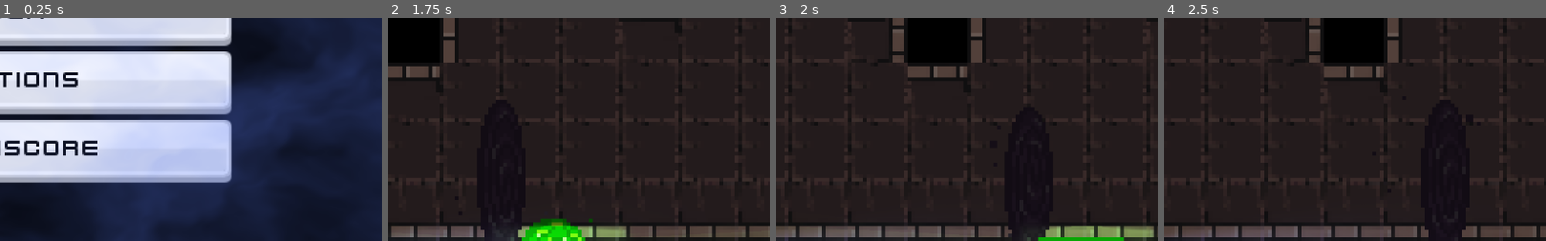
Above: before the commit, frames 1-4 (left to right).
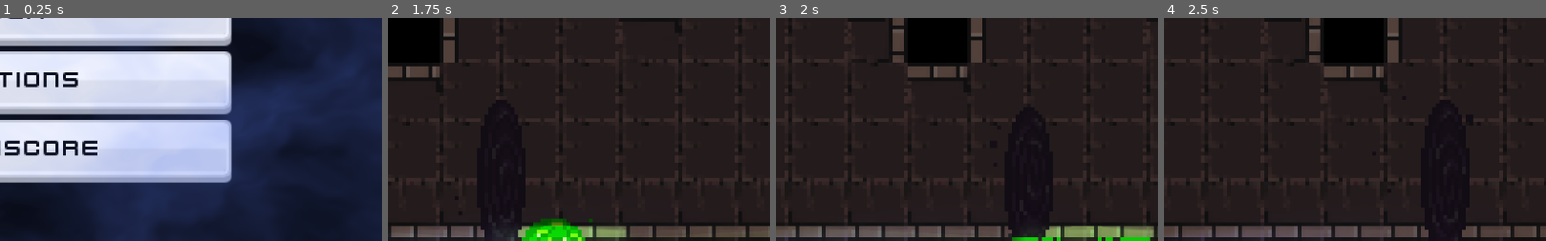
Above: after the commit, the same moments.

Repository: lnRichard/profielwerkstuk
Game: Godot game, scene res://gui/start_menu/StartMenu.tscn
Two runs of this game, one before a commit and one after it. Both use one fixed random seed, a clock stepped at 60 frames per second and the inputs below. The engine's default icon, where the game draws it, is replaced by a stand-in: a white triangle on a blue panel in a dark square.
Inputs (mouse positions are % of the whole screen's width and height, from its top left):
- Up to frame 1 (0.25 s): no input
- Up to frame 2 (1.75 s): click "Start" at 0.5 s; move the mouse to (72, 45) at 1.27 s; hold A (key_a) from 1.28 s (still down)
- Up to frame 3 (2 s): keep holding A (key_a)
- Up to frame 4 (2.5 s): move the mouse to (30, 55) at 2.02 s; release A (key_a) at 2.03 s; tap D (key_d) at 2.1 s
The pictures show only the part of the screen within x 49-99%, y 50-100%; the shares and areas given below are measured in that part.

Frames 1-2 are identical in both runs. In frame 3, 0.6% of the frame differs, in the area x 61-98%, y 98-100%; in frame 4, nothing differs.

Commit message:
why did the portals run on physics process

Diff:
--- a/environment/gates/entrance/Entrance.gd
+++ b/environment/gates/entrance/Entrance.gd
@@ -8,8 +8,9 @@
 func _ready():
 	pass
 
-# Checks what state the protal is in
-func _physics_process(delta: float):
+# Animation has finished
+func _on_AnimatedSprite_animation_finished():
+	count += 1
 	match count:
 		0:
 			$Light2D.enabled = true
@@ -22,7 +23,3 @@
 			$Light2D.enabled = false
 			$AnimatedSprite.hide()
 			set_physics_process(false)
-
-# Animation has finished
-func _on_AnimatedSprite_animation_finished():
-	count += 1
